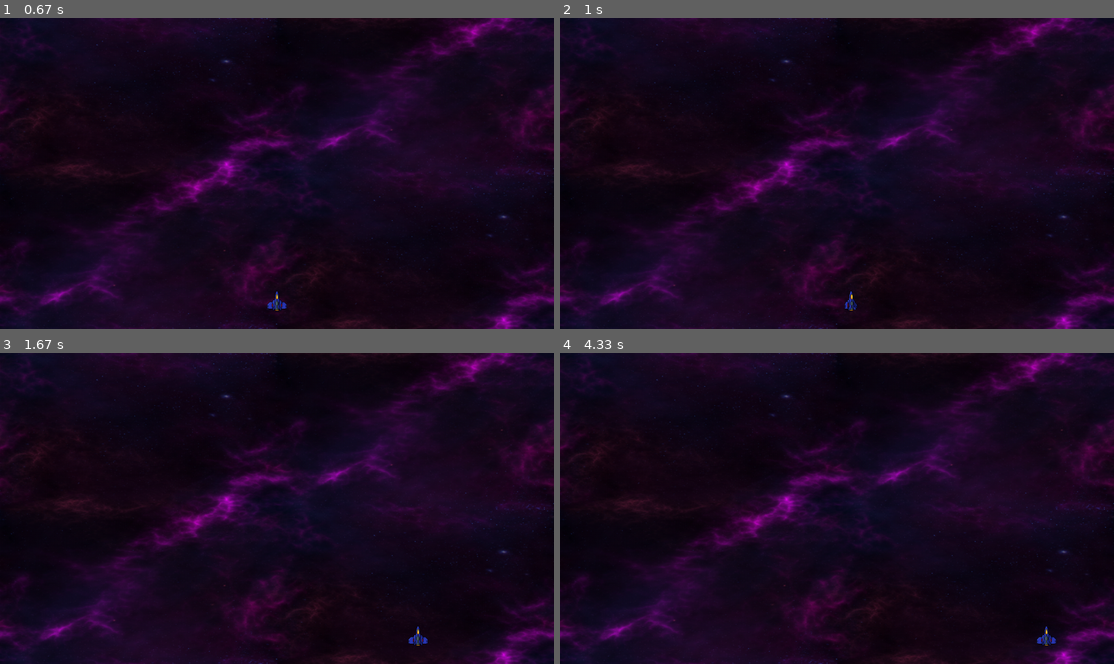
Above: before the commit, frames 1-4 (two rows, left to right).
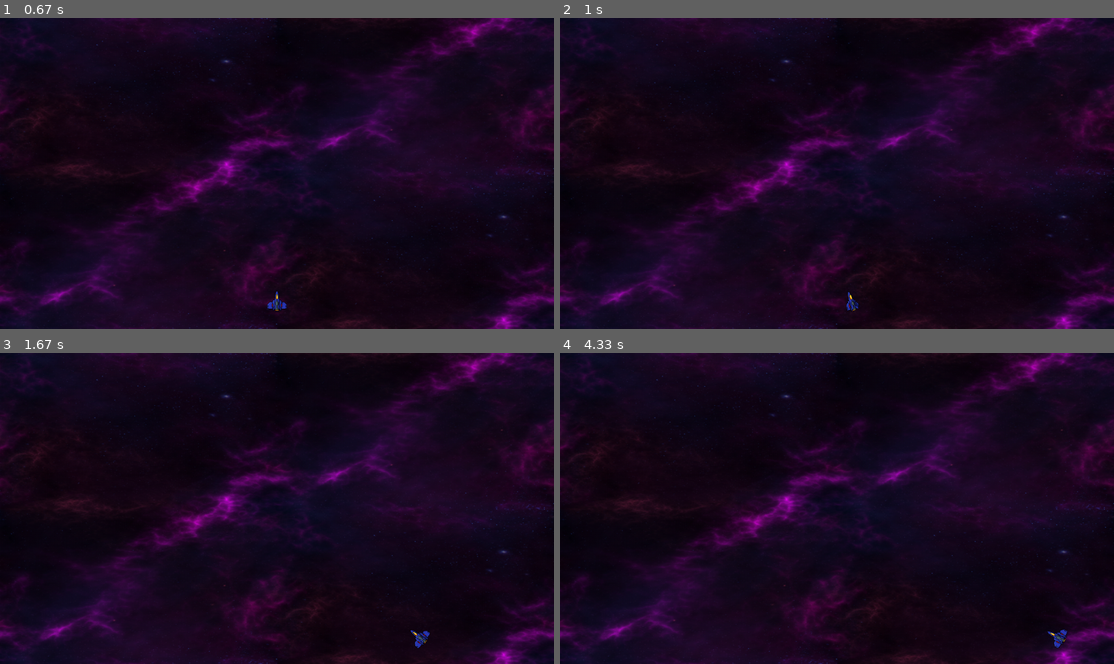
Above: after the commit, the same moments.

Repository: lucas-1120319/Ace-Pygame
Game: pygame game, started from main.py
Same seed, same stepped clock (60 frames per second), same inputs: the game is played once before the commit and once after it.
Inputs (mouse positions are in pixels of both pictures, inside the frame that each line leads up to):
- Up to frame 1 (0.67 s): click (277, 120) at 0.38 s
- Up to frame 2 (1 s): hold D from 0.67 s (still down); move the mouse to (814, 185) at 0.7 s
- Up to frame 3 (1.67 s): release D at 1.13 s; hold D 1.17-1.63 s; move the mouse to (277, 530) at 1.2 s
- Up to frame 4 (4.33 s): hold A 1.67-2.2 s; move the mouse to (892, 576) at 1.7 s; hold A 2.23-2.63 s; move the mouse to (665, 580) at 2.27 s; hold D 2.67-3.3 s; move the mouse to (1041, 617) at 2.7 s; hold A 3.33-3.8 s; move the mouse to (692, 393) at 3.37 s; hold D 3.83-4.3 s; move the mouse to (704, 446) at 3.87 s

Frame 1 is identical in both runs. In frame 2, less than 0.1% of the frame differs, in the area x 51-54%, y 87-95%; in frame 3, 0.1%; in frame 4, 0.2%, in the area x 86-92%, y 87-95%.

Commit message:
- Added aiming to cursor

Diff:
--- a/entities/player.py
+++ b/entities/player.py
@@ -1,4 +1,7 @@
 import pygame
+import math
+from pygame import Vector2
+
 
 class Player():
 
@@ -11,9 +14,19 @@
         self.spriteSheet_image = self.DEFAULT_IMAGE
 
         self.player_img = pygame.image.load("Assets/Player/Player01-Sheet.png").convert_alpha()
-        #first frame is needs to be the size of one player not the hole spritesheet
+
+
+        #first frame is needs to be the size of one player not the whole spritesheet
         first_frame = self.get_image(self.spriteSheet_image, 48, 48, 1)
-        self.playerRect = first_frame.get_rect(center=(screen.get_size()[0] / 2, screen.get_size()[1] / 1.1))
+
+        #clean copy, pre rotation
+        self.original_image = first_frame
+
+        #This  will hold the current image to be drawn
+        self.image = self.original_image.copy()
+
+        #Get the rectangle
+        self.rect = self.image.get_rect(center=(screen.get_size()[0] / 2, screen.get_size()[1] / 1.1))
 
 
     def get_image(self, frame,  width, height, scale):
@@ -25,9 +38,27 @@
         image = pygame.transform.scale(image, (width * scale, height * scale))
         return image
 
+
     def update(self):
-        image = self.get_image(self.spriteSheet_image,48, 48, 1)
-        self.screen.blit(image, self.playerRect)
+        # This gets the un-rotated image based on the player's current movement state.
+        base_animation_frame = self.get_image(self.spriteSheet_image, 48, 48, 1)
+
+        # Get the current position of the mouse and the player's center
+        mouse_pos = pygame.mouse.get_pos()
+        player_center = self.rect.center
+
+        # Calculate the angle between the player and the mouse in degrees https://www.reddit.com/r/pygame/comments/pjzf2b/angle_to_mouse/ https://www.pygame.org/docs/ref/math.html#pygame.math.Vector2.angle_to
+        dx = mouse_pos[0] - player_center[0]
+        dy = mouse_pos[1] - player_center[1]
+        angle = math.degrees(math.atan2(-dy, dx)) - 90
+
+        # Rotate the CURRENT animation frame (not the original_image anymore)
+        self.image = pygame.transform.rotate(base_animation_frame, angle)
+
+        # Update the rect to prevent the sprite from wobbling as it rotates
+        self.rect = self.image.get_rect(center=player_center)
+
+        self.screen.blit(self.image, self.rect)
 
 
     def move(self, direction):
@@ -48,12 +79,12 @@
         if self.velocity <= -self.max_speed:
             self.velocity = -self.max_speed
 
-        self.playerRect.move_ip(self.velocity, (self.speed * direction))
+        self.rect.move_ip(self.velocity, (self.speed * direction))
 
         #border detection
-        if self.playerRect.left < self.screen.get_rect().left:
-            self.playerRect.left = self.screen.get_rect().left
+        if self.rect.left < self.screen.get_rect().left:
+            self.rect.left = self.screen.get_rect().left
             self.velocity = 0
-        if self.playerRect.right > self.screen.get_rect().right:
-            self.playerRect.right = self.screen.get_rect().right
+        if self.rect.right > self.screen.get_rect().right:
+            self.rect.right = self.screen.get_rect().right
             self.velocity = 0
--- a/main.py
+++ b/main.py
@@ -36,8 +36,6 @@
 load_button = pygame.image.load("Assets/UI/play_button.png").convert_alpha()
 scale_button = pygame.transform.smoothscale(load_button, (200, 75))
 play_button = Button(scale_button,  position)
-
-
 
 #Defining Game state
 game_state = "Menu"
